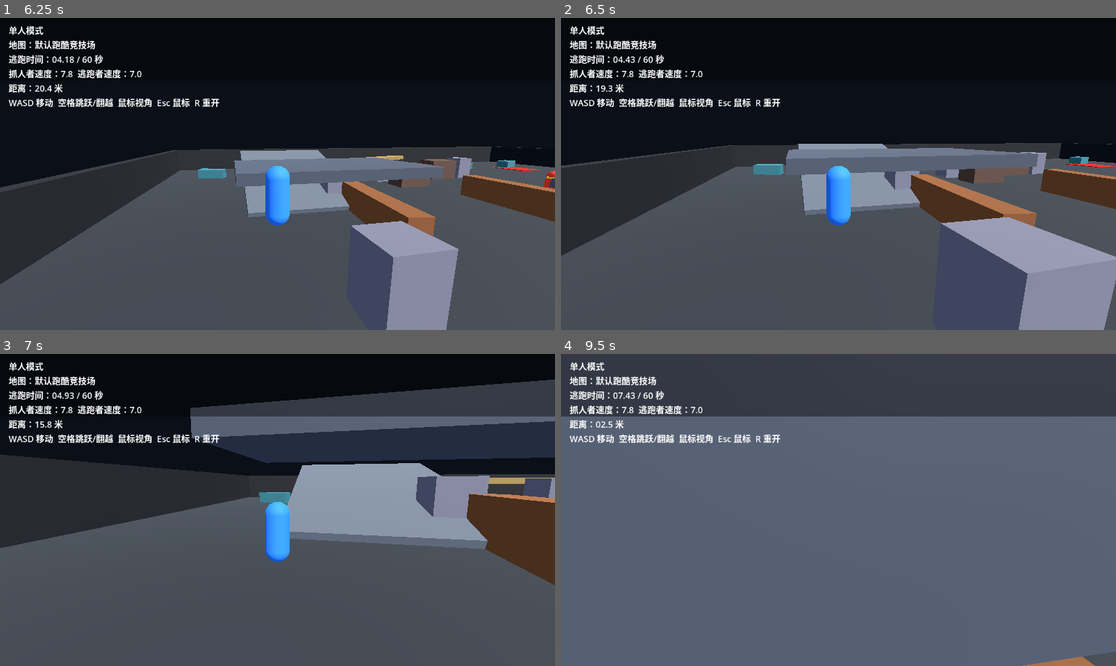
Above: before the commit, frames 1-4 (two rows, left to right).
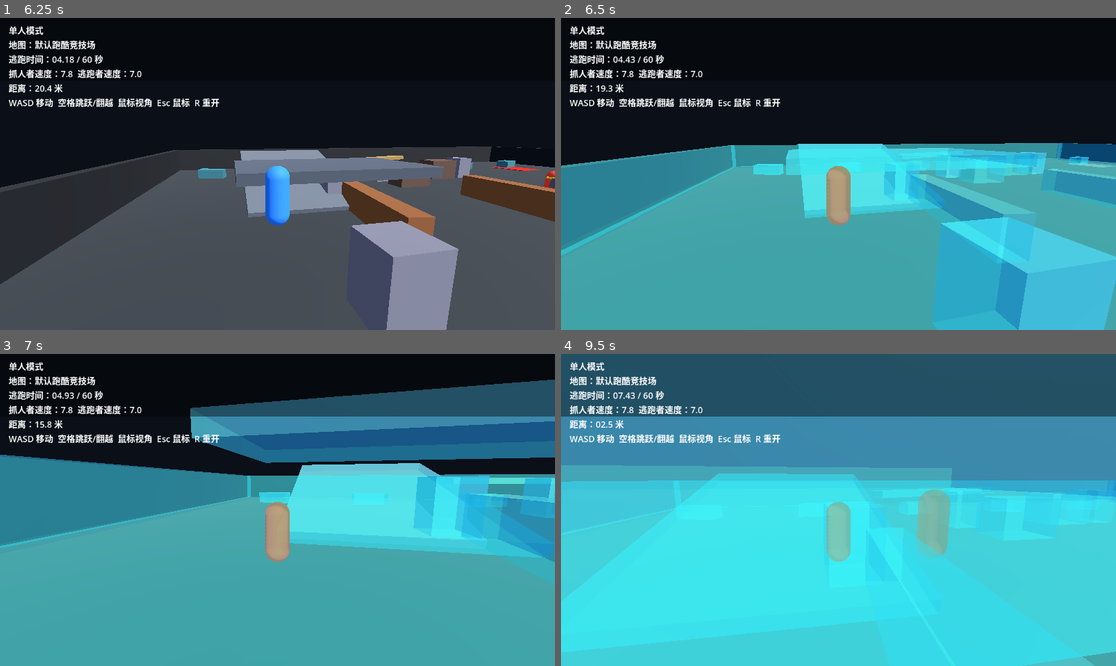
Above: after the commit, the same moments.

Repository: Kevin114514/ParkourTagGodot
Game: Godot game, scene res://scenes/main.tscn
The game is run twice, just before and just after one commit, with the same random seed, the same clock (stepped at 60 frames per second) and the same inputs.
Inputs (mouse positions are in pixels of both pictures, inside the frame that each line leads up to):
- Up to frame 1 (6.25 s): click "选择官方地图" at 0.5 s; click "使用选中地图" at 1.25 s; click "单人模式：逃跑者 VS AI 抓人者" at 2 s; tap Enter at 2.75 s; move the mouse to (305, 174) at 2.77 s; hold W (move_forward) from 2.78 s (still down); tap Space (jump) at 3.02, 3.77, 5.27, 6.02 s; move the mouse to (249, 174) at 3.52 s; move the mouse to (288, 167) at 4.27 s; move the mouse to (271, 180) at 5.02 s; move the mouse to (316, 177) at 5.77 s
- Up to frame 2 (6.5 s): keep holding W (move_forward); tap F3 (toggle_debug, bound only after the commit) at 6.4 s
- Up to frame 3 (7 s): keep holding W (move_forward); move the mouse to (233, 506) at 6.52 s; tap Space (jump) at 6.77 s
- Up to frame 4 (9.5 s): move the mouse to (844, 510) at 7.27 s; move the mouse to (816, 503) at 8.02 s; release W (move_forward) at 8.03 s; hold D (move_right) 8.03-8.78 s; tap Space (jump) at 8.27, 9.02 s; move the mouse to (866, 510) at 8.77 s; hold W (move_forward) from 8.78 s (still down)

Frame 1 is identical in both runs. In frame 2, 59% of the frame differs, in the area x 0-100%, y 40-100%; in frame 3, 77%; in frame 4, 99%, in the area x 0-100%, y 0-100%.

Commit message:
Add debug collision mode

Diff:
--- a/scripts/game.gd
+++ b/scripts/game.gd
@@ -62,6 +62,9 @@
 var map_preview_index := 0
 var selected_map_path := DEFAULT_MAP_PATH
 var map_page_return_mode := "menu"
+var debug_mode := false
+var debug_obstacle_material: StandardMaterial3D
+var debug_actor_material: StandardMaterial3D
 var runner_spawn_position := Vector3(-23.0, 0.12, 22.0)
 var tagger_spawn_position := Vector3(23.0, 0.12, -22.0)
 
@@ -79,6 +82,9 @@
 	if Input.is_action_just_pressed("quit_room") and _is_in_network_room():
 		_leave_room("已退出房间。")
 		return
+
+	if Input.is_action_just_pressed("toggle_debug"):
+		_toggle_debug_mode()
 
 	if game_mode == "title" or game_mode == "waiting" or game_mode == "lobby":
 		return
@@ -592,6 +598,8 @@
 	hud_layer.visible = true
 	center_label.text = ""
 	_spawn_network_characters(client_id)
+	if debug_mode:
+		_refresh_debug_collision_shapes()
 	Input.set_mouse_mode(Input.MOUSE_MODE_CAPTURED)
 
 func _spawn_single_characters() -> void:
@@ -744,6 +752,8 @@
 	map_name = "内置备用地图"
 	active_map_path = "legacy_builtin"
 	_update_map_ui()
+	if debug_mode:
+		_refresh_debug_collision_shapes()
 	return true
 
 func _load_map_from_path(map_path: String) -> bool:
@@ -762,6 +772,8 @@
 	runner_spawn_position = result.get("runner_spawn", runner_spawn_position)
 	tagger_spawn_position = result.get("tagger_spawn", tagger_spawn_position)
 	_update_map_ui()
+	if debug_mode:
+		_refresh_debug_collision_shapes()
 	return true
 
 func _clear_map() -> void:
@@ -777,6 +789,114 @@
 	if not executable_dir.is_empty():
 		paths.append(executable_dir.path_join("maps").path_join("current_map.json"))
 	return paths
+
+func _toggle_debug_mode() -> void:
+	debug_mode = not debug_mode
+	_refresh_debug_collision_shapes()
+	if title_status != null and title_layer != null and title_layer.visible:
+		title_status.text = "Debug Mode：%s。按 F3 可切换碰撞箱显示。" % ["开启" if debug_mode else "关闭"]
+
+func _refresh_debug_collision_shapes() -> void:
+	_ensure_debug_materials()
+	_update_debug_collision_shapes(self)
+
+func _ensure_debug_materials() -> void:
+	if debug_obstacle_material == null:
+		debug_obstacle_material = StandardMaterial3D.new()
+		debug_obstacle_material.albedo_color = Color(0.1, 0.75, 1.0, 0.28)
+		debug_obstacle_material.emission_enabled = true
+		debug_obstacle_material.emission = Color(0.05, 0.55, 1.0)
+		debug_obstacle_material.emission_energy_multiplier = 0.28
+		debug_obstacle_material.transparency = BaseMaterial3D.TRANSPARENCY_ALPHA
+		debug_obstacle_material.cull_mode = BaseMaterial3D.CULL_DISABLED
+		debug_obstacle_material.no_depth_test = true
+	if debug_actor_material == null:
+		debug_actor_material = StandardMaterial3D.new()
+		debug_actor_material.albedo_color = Color(1.0, 0.35, 0.08, 0.38)
+		debug_actor_material.emission_enabled = true
+		debug_actor_material.emission = Color(1.0, 0.22, 0.0)
+		debug_actor_material.emission_energy_multiplier = 0.35
+		debug_actor_material.transparency = BaseMaterial3D.TRANSPARENCY_ALPHA
+		debug_actor_material.cull_mode = BaseMaterial3D.CULL_DISABLED
+		debug_actor_material.no_depth_test = true
+
+func _update_debug_collision_shapes(node: Node) -> void:
+	if node is CollisionShape3D:
+		_sync_debug_collision_shape(node as CollisionShape3D)
+	for child in node.get_children():
+		if child.get_meta("debug_collision_visual", false):
+			continue
+		_update_debug_collision_shapes(child)
+
+func _sync_debug_collision_shape(collision: CollisionShape3D) -> void:
+	var visual := collision.get_node_or_null("DebugCollisionVisual") as MeshInstance3D
+	if not debug_mode or collision.disabled or collision.shape == null:
+		if visual != null:
+			visual.visible = false
+		return
+
+	var mesh := _debug_mesh_from_shape(collision.shape)
+	if mesh == null:
+		if visual != null:
+			visual.visible = false
+		return
+
+	if visual == null:
+		visual = MeshInstance3D.new()
+		visual.name = "DebugCollisionVisual"
+		visual.set_meta("debug_collision_visual", true)
+		visual.cast_shadow = GeometryInstance3D.SHADOW_CASTING_SETTING_OFF
+		collision.add_child(visual)
+	visual.transform = Transform3D.IDENTITY
+	visual.mesh = mesh
+	visual.material_override = debug_actor_material if _is_actor_collision(collision) else debug_obstacle_material
+	visual.visible = true
+
+func _debug_mesh_from_shape(shape: Shape3D) -> Mesh:
+	if shape is BoxShape3D:
+		var box_shape := shape as BoxShape3D
+		var box_mesh := BoxMesh.new()
+		box_mesh.size = box_shape.size
+		return box_mesh
+	if shape is SphereShape3D:
+		var sphere_shape := shape as SphereShape3D
+		var sphere_mesh := SphereMesh.new()
+		sphere_mesh.radius = sphere_shape.radius
+		sphere_mesh.height = sphere_shape.radius * 2.0
+		return sphere_mesh
+	if shape is CylinderShape3D:
+		var cylinder_shape := shape as CylinderShape3D
+		var cylinder_mesh := CylinderMesh.new()
+		cylinder_mesh.top_radius = cylinder_shape.radius
+		cylinder_mesh.bottom_radius = cylinder_shape.radius
+		cylinder_mesh.height = cylinder_shape.height
+		return cylinder_mesh
+	if shape is CapsuleShape3D:
+		var capsule_shape := shape as CapsuleShape3D
+		var capsule_mesh := CapsuleMesh.new()
+		capsule_mesh.radius = capsule_shape.radius
+		capsule_mesh.height = capsule_shape.height
+		return capsule_mesh
+	if shape is ConcavePolygonShape3D:
+		var concave_shape := shape as ConcavePolygonShape3D
+		var faces := concave_shape.get_faces()
+		if faces.size() < 3:
+			return null
+		var arrays := []
+		arrays.resize(Mesh.ARRAY_MAX)
+		arrays[Mesh.ARRAY_VERTEX] = faces
+		var array_mesh := ArrayMesh.new()
+		array_mesh.add_surface_from_arrays(Mesh.PRIMITIVE_TRIANGLES, arrays)
+		return array_mesh
+	return null
+
+func _is_actor_collision(collision: CollisionShape3D) -> bool:
+	var current: Node = collision
+	while current != null:
+		if current is CharacterBody3D:
+			return true
+		current = current.get_parent()
+	return false
 
 func _build_hud() -> void:
 	hud_layer = CanvasLayer.new()
@@ -885,6 +1005,7 @@
 	_bind_key("jump", KEY_SPACE)
 	_bind_key("restart", KEY_R)
 	_bind_key("quit_room", KEY_Q)
+	_bind_key("toggle_debug", KEY_F3)
 
 func _bind_key(action_name: String, keycode: int) -> void:
 	if not InputMap.has_action(action_name):
